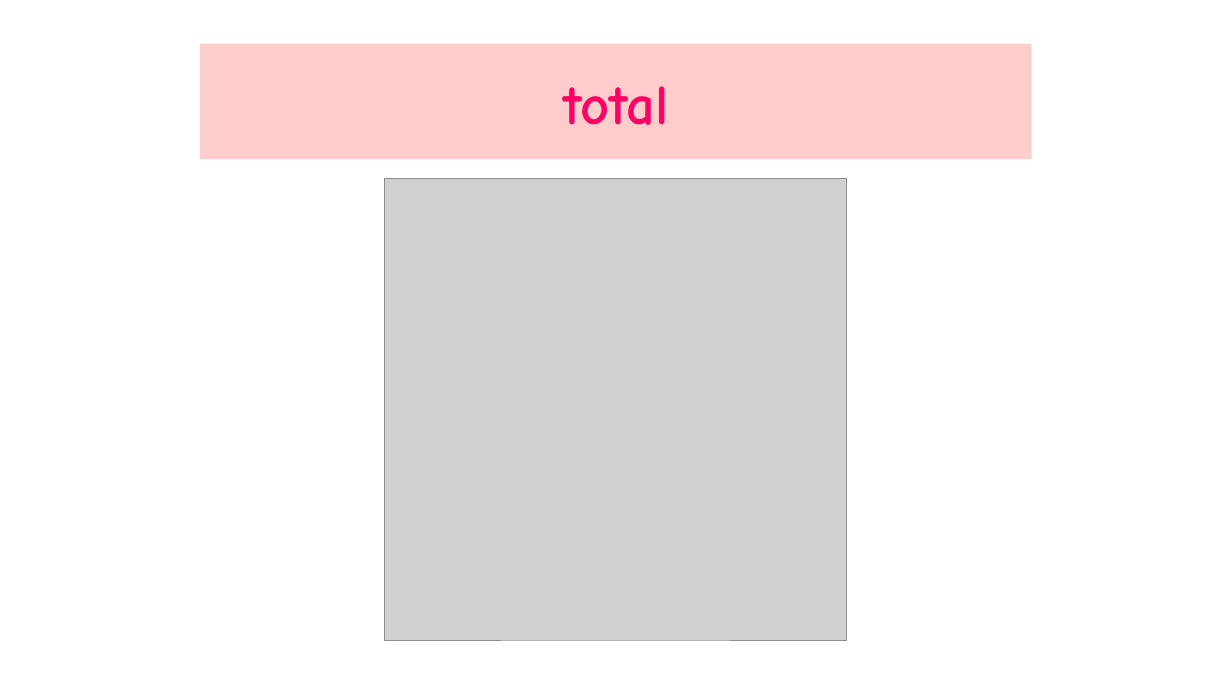
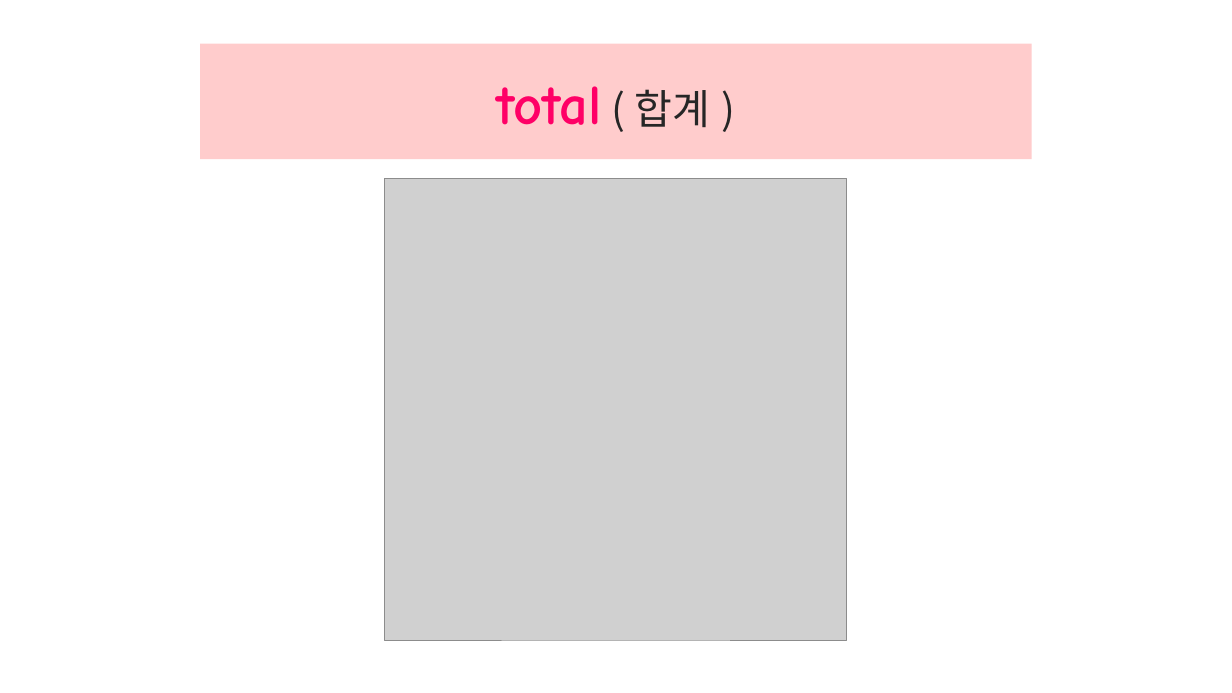
Before and after one commit to jangengineering/To-do-list, a slide deck: slide 25 of ppt/Lesson10-1_New_Words.pptx. Drawn at 1232x693 pixels with LibreOffice and Linux fonts; fonts in the diff are those of the drawing; grey boxes stand for pictures. Boxes give left, top, right and bottom in pixels: in the first picture for what was removed or moved away, otherwise in the second. Text is boxed around its words. In the diff, an @@ line names an element or a change of style, - is before the commit and + after.

```diff
--- a/ppt/Lesson10-1_New_Words.pptx
+++ b/ppt/Lesson10-1_New_Words.pptx
@@ title at [497,86,710,128]: text changed @@
-total
+total ( 합계 )
```
Also in this commit, not shown: 17 other slides changed, 4 slides added, 3 slides removed.
